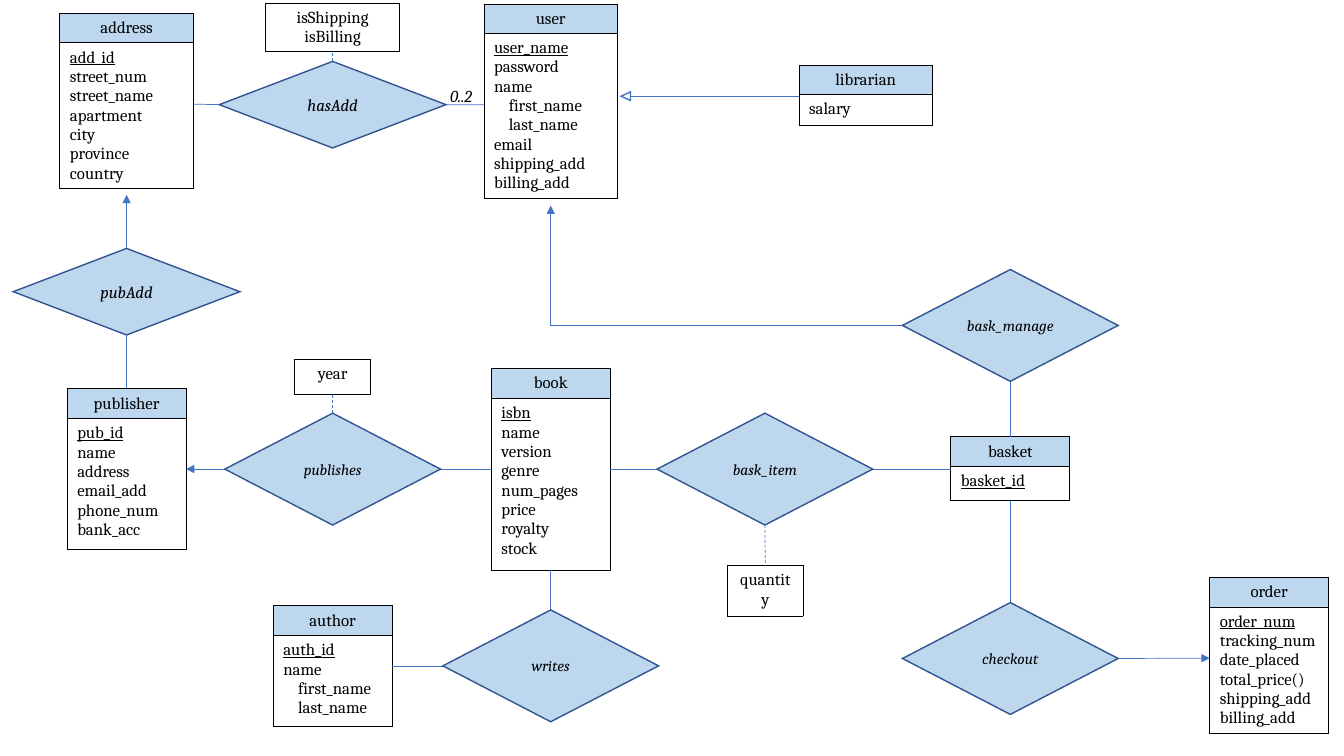
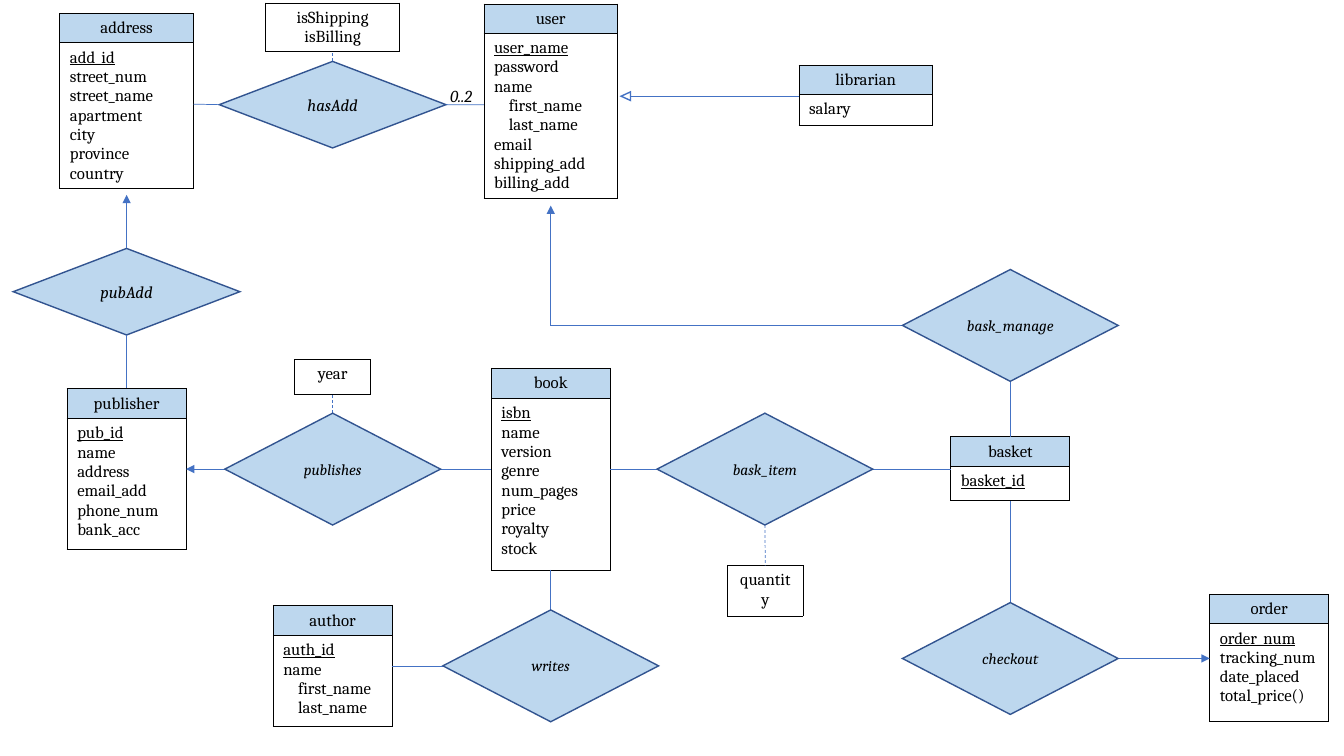
Before and after one commit to john-breton/COMP3005, a slide deck: slide 1 of ER Diagram/ER Diagram - Project - COMP3005.pptx. Drawn at 1344x756 pixels with LibreOffice and Linux fonts; fonts in the diff are those of the drawing. Boxes give left, top, right and bottom in pixels: in the first picture for what was removed or moved away, otherwise in the second. Text is boxed around its words. In the diff, an @@ line names an element or a change of style, - is before the commit and + after.

```diff
--- a/ER Diagram/ER Diagram - Project - COMP3005.pptx
+++ b/ER Diagram/ER Diagram - Project - COMP3005.pptx
@@ table at (1210,595,1329,723) @@
-row 2, column 1: order_num / tracking_num / date_placed / total_price() / shipping_add / billing_add
+row 2, column 1: order_num / tracking_num / date_placed / total_price()
@@ table: place and size @@
-table at (1210,578,1329,739)
+table at (1210,595,1329,723)
```
Also in this commit, not shown: 2 other files.
